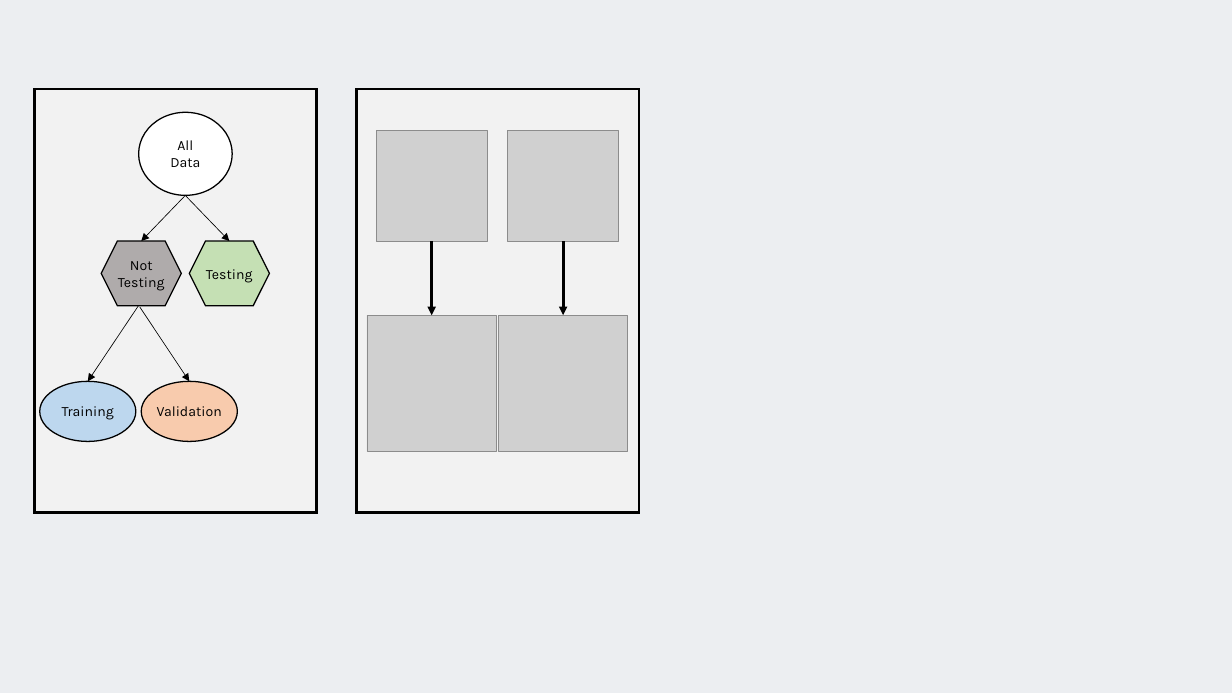
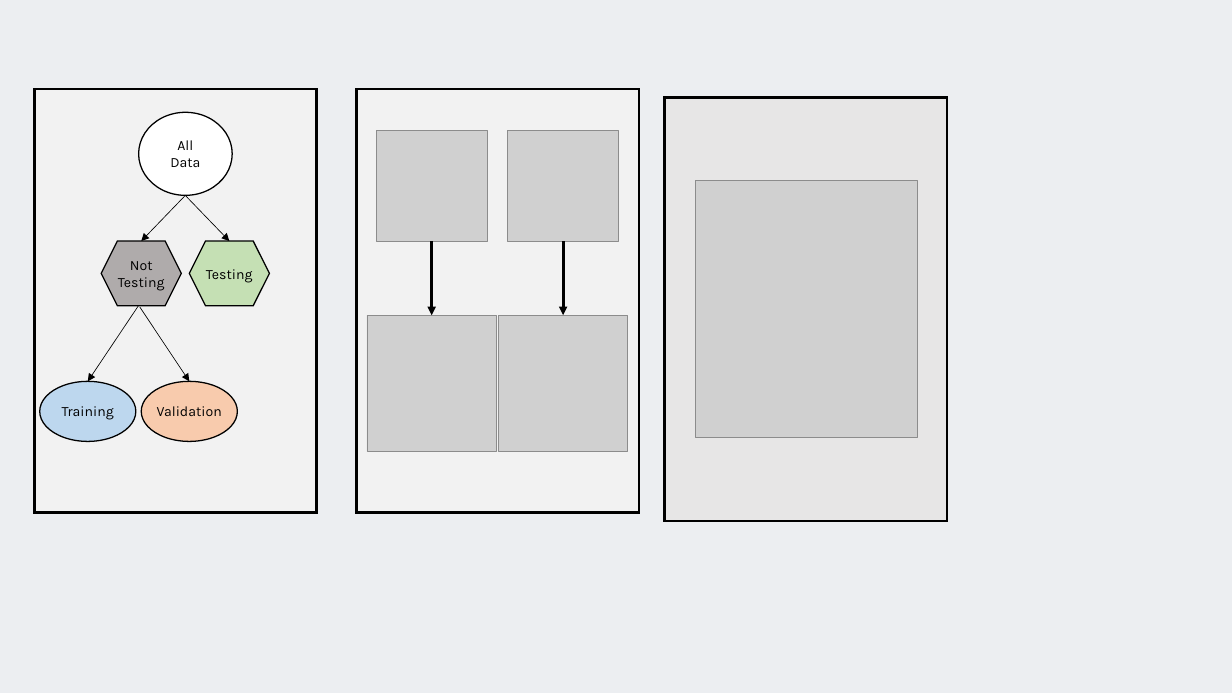
Before and after one commit to SMaRTWorkshops/mlr, a slide deck: slide 2 of figs/sw_figs.pptx. Drawn at 1232x693 pixels with LibreOffice and Linux fonts; fonts in the diff are those of the drawing; grey boxes stand for pictures. Boxes give left, top, right and bottom in pixels: in the first picture for what was removed or moved away, otherwise in the second. Text is boxed around its words. In the diff, an @@ line names an element or a change of style, - is before the commit and + after.

```diff
--- a/figs/sw_figs.pptx
+++ b/figs/sw_figs.pptx
@@ rectangle added at (665,98,947,521), fill #E7E6E6, outline #000000 2.25 pt @@
@@ picture added at (696,181,918,438) @@
```
Also in this commit, not shown: 1 slide added, 20 other files.
